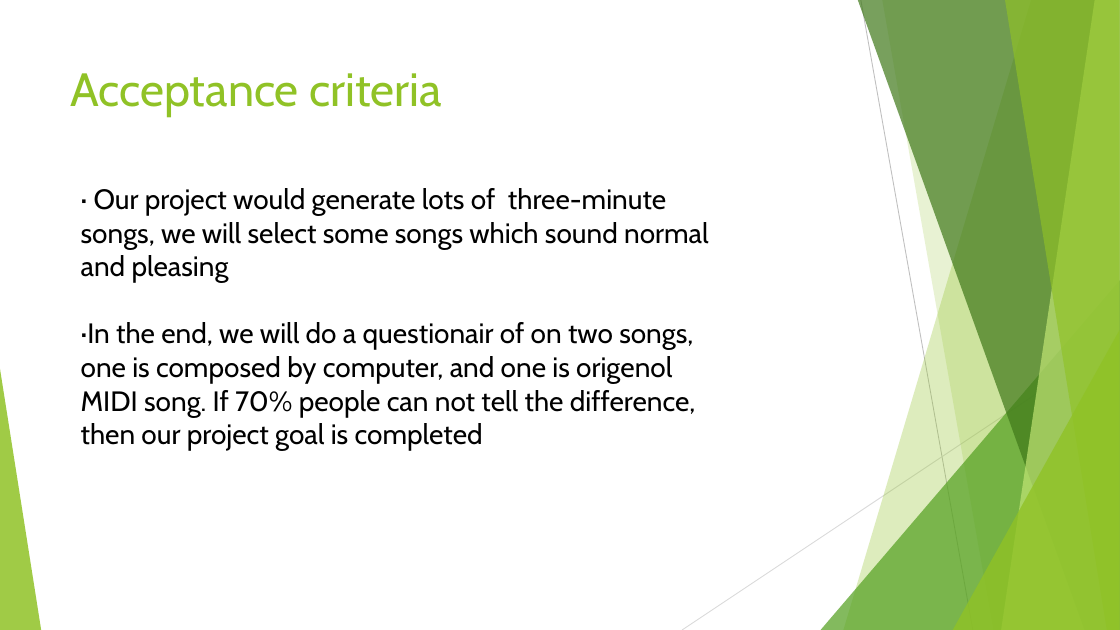
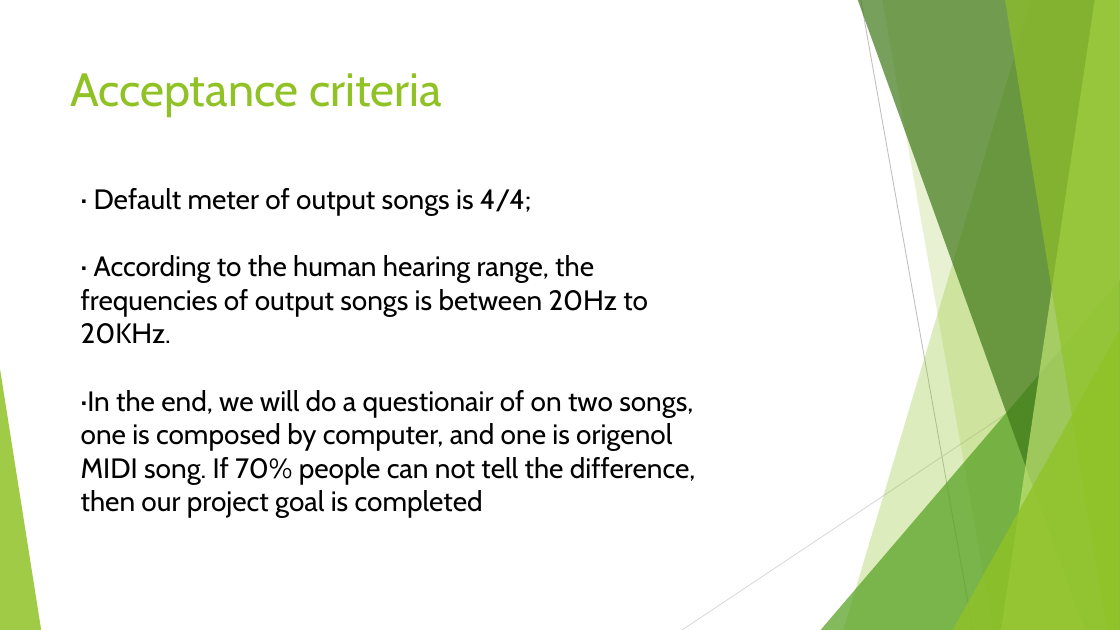
Before and after one commit to yingy4/Team4-Final-Project, a slide deck: slide 7 of smart music composer.pptx. Drawn at 1120x630 pixels with LibreOffice and Linux fonts; fonts in the diff are those of the drawing. Boxes give left, top, right and bottom in pixels: in the first picture for what was removed or moved away, otherwise in the second. Text is boxed around its words. In the diff, an @@ line names an element or a change of style, - is before the commit and + after.

```diff
--- a/smart music composer.pptx
+++ b/smart music composer.pptx
@@ text at (x1=81, y1=188, x2=648, y2=344): text changed @@
-· Our project would generate lots of three-minute songs, we will select some songs which sound normal and pleasing
+· Default meter of output songs is 4/4;
+· According to the human hearing range, the frequencies of output songs is between 20Hz to 20KHz.
```
Also in this commit, not shown: 2 other slides changed, 1 other file.
